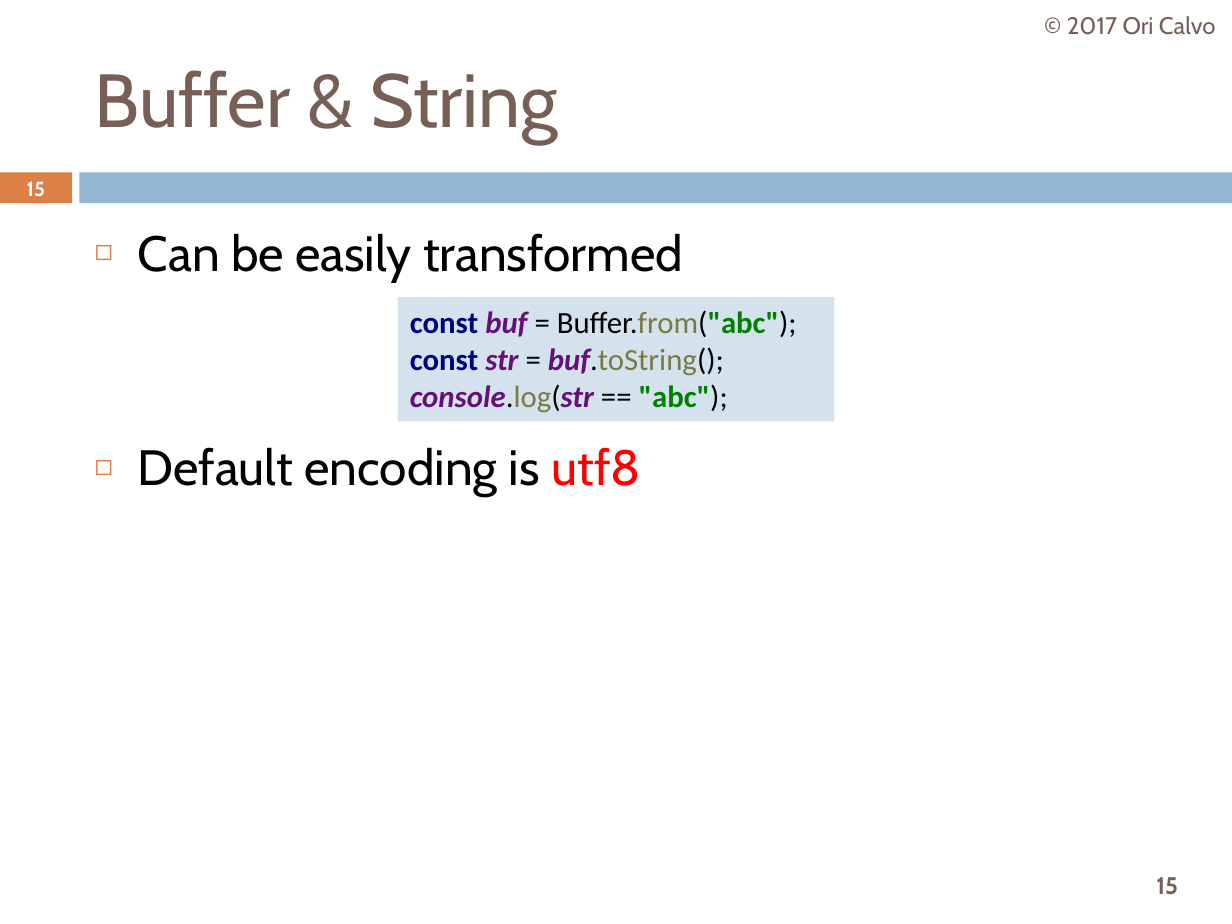
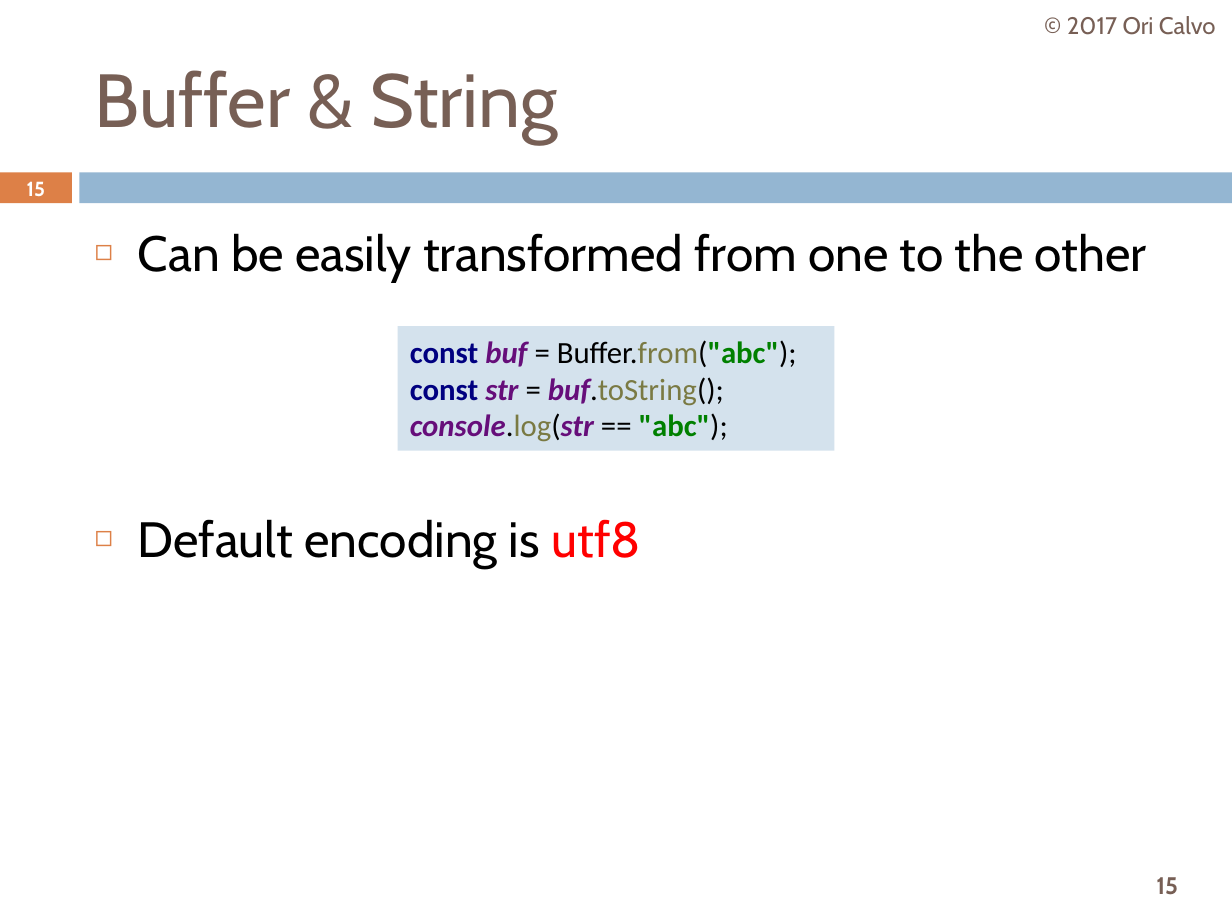
Before and after one commit to oricalvo/course-nodejs, a slide deck: slide 15 of PPTs/05 Core Modules.pptx. Drawn at 1232x924 pixels with LibreOffice and Linux fonts; fonts in the diff are those of the drawing. Boxes give left, top, right and bottom in pixels: in the first picture for what was removed or moved away, otherwise in the second. Text is boxed around its words. In the diff, an @@ line names an element or a change of style, - is before the commit and + after.

```diff
--- a/PPTs/05 Core Modules.pptx
+++ b/PPTs/05 Core Modules.pptx
@@ text at [138, 233, 1147, 281]: text changed @@
-◻ Can be easily transformed
+◻ Can be easily transformed from one to the other
@@ rectangle "const buf = Buffer.from("abc"); const ...": place and size @@
-rectangle "const buf = Buffer.from("abc"); const ..." at [398, 297, 834, 421]
+rectangle "const buf = Buffer.from("abc"); const ..." at [398, 326, 834, 451]
```
Also in this commit, not shown: 5 other slides changed, 12 slides added, 15 other files.
